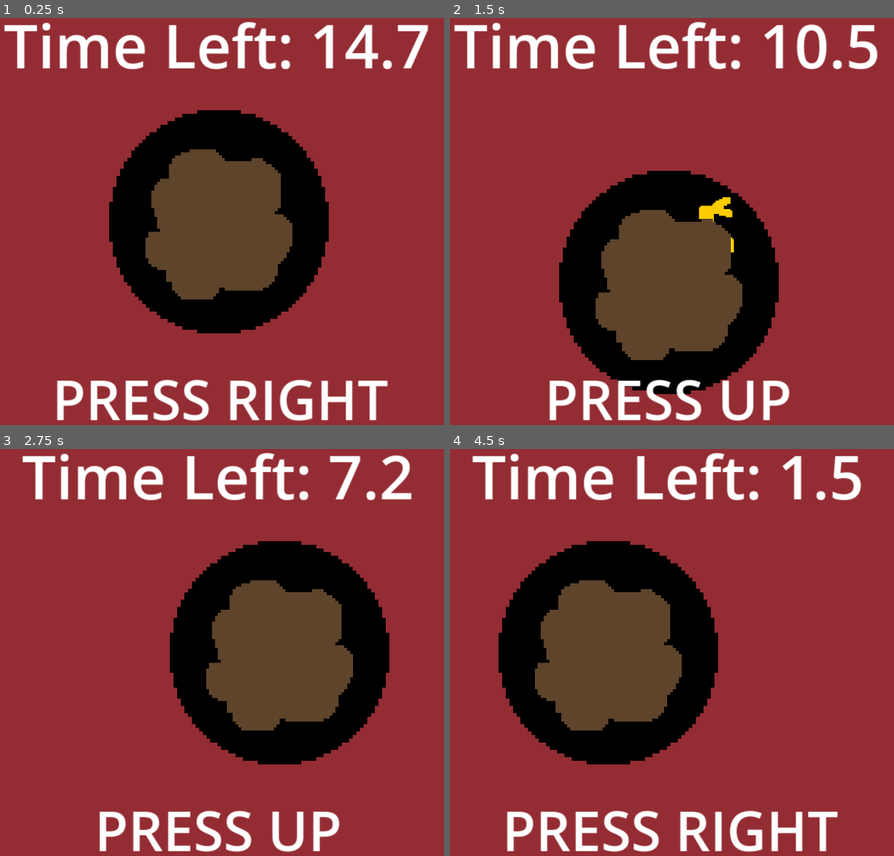
Above: before the commit, frames 1-4 (two rows, left to right).
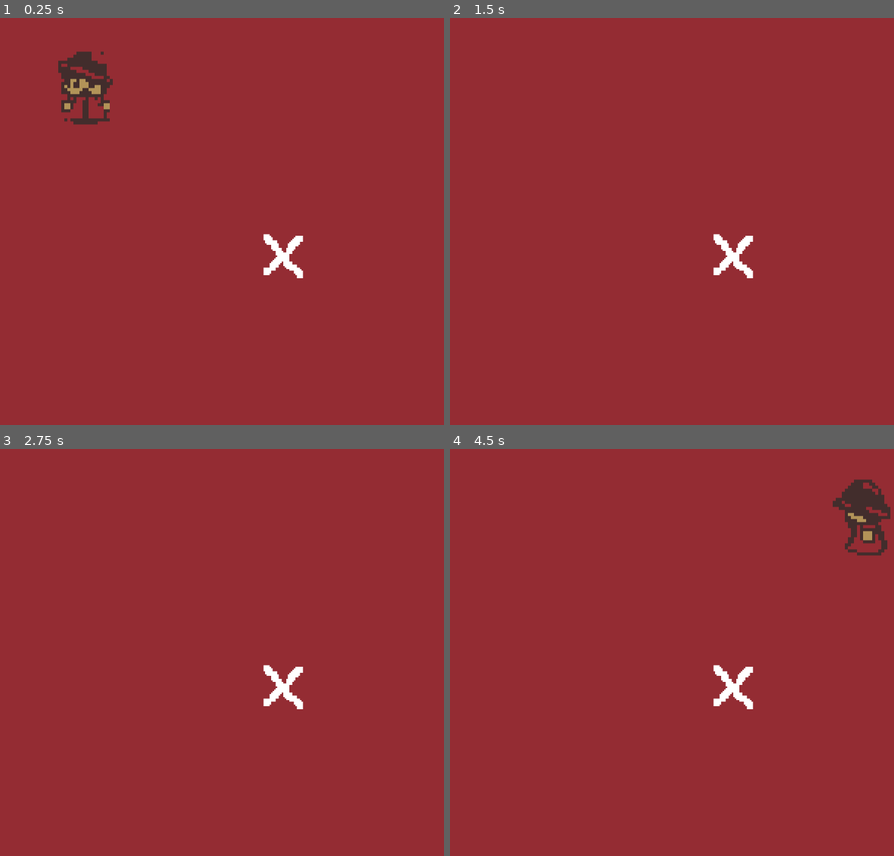
Above: after the commit, the same moments.

Repository: SamFrancis084/OldGoldGBGame
Game: Godot game, scene res://Scenes/walking game_scene.tscn
Same seed, same stepped clock (60 frames per second), same inputs: the game is played once before the commit and once after it. Before the commit the project starts from res://Scenes/test_scene.tscn.
Inputs:
- Up to frame 1 (0.25 s): no input
- Up to frame 2 (1.5 s): hold D (Right) 0.53-1.28 s; tap E (Interact, bound only after the commit) at 0.6, 1.35 s; hold S (Down) from 1.28 s (still down)
- Up to frame 3 (2.75 s): release S (Down) at 2.03 s; hold D (Right) from 2.03 s (still down); tap E (Interact, bound only after the commit) at 2.1 s
- Up to frame 4 (4.5 s): release D (Right) at 2.78 s; hold W (Up) 2.78-3.53 s; tap E (Interact, bound only after the commit) at 2.85, 3.6, 4.35 s; hold A (Left) from 3.53 s (still down)

The runs differ from the first frame. In frame 1, 30% of the frame differs, in the area x 0-97%, y 0-100%; in frame 2, 27%; in frame 3, 27%; in frame 4, 30%, in the area x 5-100%, y 0-100%.

Commit message:
Added Scene changer and  hotspots

Diff:
--- a/old-gold-game/Scenes/hotspot.tscn
+++ b/old-gold-game/Scenes/hotspot.tscn
@@ -1,17 +1,28 @@
 [gd_scene format=3 uid="uid://cma8iw5di3y1j"]
 
 [ext_resource type="Texture2D" uid="uid://dbuejks0ja8wq" path="res://Assets/Sprites/Cross.png" id="1_1f2so"]
+[ext_resource type="Script" uid="uid://d3fqctnb3p51t" path="res://Scripts/hotspot.gd" id="1_36n5v"]
 
 [sub_resource type="CircleShape2D" id="CircleShape2D_36n5v"]
-radius = 34.058773
+radius = 15.033297
 
 [node name="Hotspot" type="Node2D" unique_id=1218814196]
+script = ExtResource("1_36n5v")
 
 [node name="Sprite2D" type="Sprite2D" parent="." unique_id=1599395670]
 texture_filter = 3
+scale = Vector2(0.5, 0.5)
 texture = ExtResource("1_1f2so")
 
 [node name="Area2D" type="Area2D" parent="." unique_id=1090511199]
+collision_layer = 4
+collision_mask = 2
 
 [node name="CollisionShape2D" type="CollisionShape2D" parent="Area2D" unique_id=6986986]
 shape = SubResource("CircleShape2D_36n5v")
+
+[node name="TeleTimer" type="Timer" parent="." unique_id=1390456170]
+
+[connection signal="body_entered" from="Area2D" to="." method="_on_area_2d_body_entered"]
+[connection signal="body_exited" from="Area2D" to="." method="_on_area_2d_body_exited"]
+[connection signal="timeout" from="TeleTimer" to="." method="_on_tele_timer_timeout"]
--- a/old-gold-game/Scenes/player movement.tscn
+++ b/old-gold-game/Scenes/player movement.tscn
@@ -145,6 +145,7 @@
 
 [node name="player" type="CharacterBody2D" parent="." unique_id=537363910]
 position = Vector2(-1, 1)
+collision_layer = 2
 script = ExtResource("1_cqoxo")
 SPD = 5000
 tileSize = 16
--- /dev/null
+++ b/old-gold-game/Scenes/scene_manager.tscn
@@ -0,0 +1,6 @@
+[gd_scene format=3 uid="uid://badn3ias7negr"]
+
+[ext_resource type="Script" uid="uid://c6yxvfhwpysuu" path="res://Scripts/scene_manager.gd" id="1_mk1ro"]
+
+[node name="SceneManager" type="Node" unique_id=244722609]
+script = ExtResource("1_mk1ro")
--- a/old-gold-game/Scenes/walking game_scene.tscn
+++ b/old-gold-game/Scenes/walking game_scene.tscn
@@ -1,8 +1,12 @@
 [gd_scene format=3 uid="uid://bc0fn8uflceuh"]
 
 [ext_resource type="PackedScene" uid="uid://de6yo5xh7r861" path="res://Scenes/player movement.tscn" id="1_ksef8"]
+[ext_resource type="PackedScene" uid="uid://cma8iw5di3y1j" path="res://Scenes/hotspot.tscn" id="2_shcxh"]
 
 [node name="Node2D" type="Node2D" unique_id=581012089]
 
 [node name="player movement" parent="." unique_id=27736371 instance=ExtResource("1_ksef8")]
 position = Vector2(37, 27)
+
+[node name="Hotspot" parent="." unique_id=1218814196 instance=ExtResource("2_shcxh")]
+position = Vector2(52, 107)
--- a/old-gold-game/Scripts/Panner.gd
+++ b/old-gold-game/Scripts/Panner.gd
@@ -92,7 +92,7 @@
 
 	if has_won or has_lost:
 		if event.is_pressed() and not event.is_echo():
-			get_tree().reload_current_scene() # go back to walking around
+			SceneManager.go_to_main() # go back to walking around
 
 		return
 
@@ -149,4 +149,4 @@
 	if victory_screen: victory_screen.visible = true
 
 func lose():
-	get_tree().reload_current_scene()
+	SceneManager.go_to_main()
--- /dev/null
+++ b/old-gold-game/Scripts/hotspot.gd
@@ -0,0 +1,36 @@
+class_name Hotspot
+extends Node2D
+
+@export var lifetime : float = 10.0 # how long before it dissapears from map
+
+var player_inside : bool = false
+@onready var tele_timer = $TeleTimer
+
+@export var min_pos : Vector2 = Vector2(0, 0)
+@export var max_pos : Vector2 = Vector2(160, 144)
+
+func _ready():
+	#move to random spot within bounds
+	teleport()
+	tele_timer.wait_time = lifetime
+	tele_timer.start()
+
+func _process(delta):
+	if Input.is_action_just_pressed("Interact") and player_inside:
+		SceneManager.go_to_panning()
+
+
+func teleport():
+	var new_pos = Vector2(randf_range(min_pos.x, max_pos.x), randf_range(min_pos.y, max_pos.y))
+	global_position = new_pos
+
+
+func _on_tele_timer_timeout():
+	teleport()
+	tele_timer.start()
+
+func _on_area_2d_body_entered(body):
+	player_inside = true
+
+func _on_area_2d_body_exited(body):
+	player_inside = false
--- a/old-gold-game/Scripts/player_movement.gd
+++ b/old-gold-game/Scripts/player_movement.gd
@@ -8,6 +8,7 @@
 var input_dir
 
 func _physics_process(delta: float) -> void:
+
 	input_dir = Vector2.ZERO
 	if Input.is_action_pressed("Down"):
 		input_dir = Vector2(0,1)
--- /dev/null
+++ b/old-gold-game/Scripts/scene_manager.gd
@@ -0,0 +1,13 @@
+extends Node
+
+@export var main_scene : PackedScene = preload("uid://bc0fn8uflceuh")
+@export var panning_scene : PackedScene = preload("uid://ecjclnd0ubth")
+
+func go_to_panning():
+	change_scene(panning_scene)
+
+func go_to_main():
+	change_scene(main_scene)
+
+func change_scene(scene : PackedScene):
+	get_tree().change_scene_to_packed(scene)
--- a/old-gold-game/project.godot
+++ b/old-gold-game/project.godot
@@ -11,7 +11,7 @@
 [application]
 
 config/name="OldGoldGame"
-run/main_scene="uid://ecjclnd0ubth"
+run/main_scene="uid://bc0fn8uflceuh"
 config/features=PackedStringArray("4.6", "Forward Plus")
 config/icon="res://icon.svg"
 
@@ -21,6 +21,7 @@
 ItemHolder="*uid://jabx7ccopf3c"
 MusicManager="*uid://bydgyakpcx7og"
 GameManager="*uid://bwse30dt1s0w3"
+SceneManager="*uid://badn3ias7negr"
 
 [display]
 
@@ -64,6 +65,11 @@
 "events": [Object(InputEventKey,"resource_local_to_scene":false,"resource_name":"","device":-1,"window_id":0,"alt_press …(192 unchanged characters)…
 ]
 }
+Interact={
+"deadzone": 0.2,
+"events": [Object(InputEventKey,"resource_local_to_scene":false,"resource_name":"","device":-1,"window_id":0,"alt_pressed":false,"shift_pressed":false,"ctrl_pressed":false,"meta_pressed":false,"pressed":false,"keycode":0,"physical_keycode":69,"key_label":0,"unicode":101,"location":0,"echo":false,"script":null)
+]
+}
 
 [layer_names]
 
Not shown, added: old-gold-game/Scripts/hotspot.gd.uid
Not shown, added: old-gold-game/Scripts/scene_manager.gd.uid
